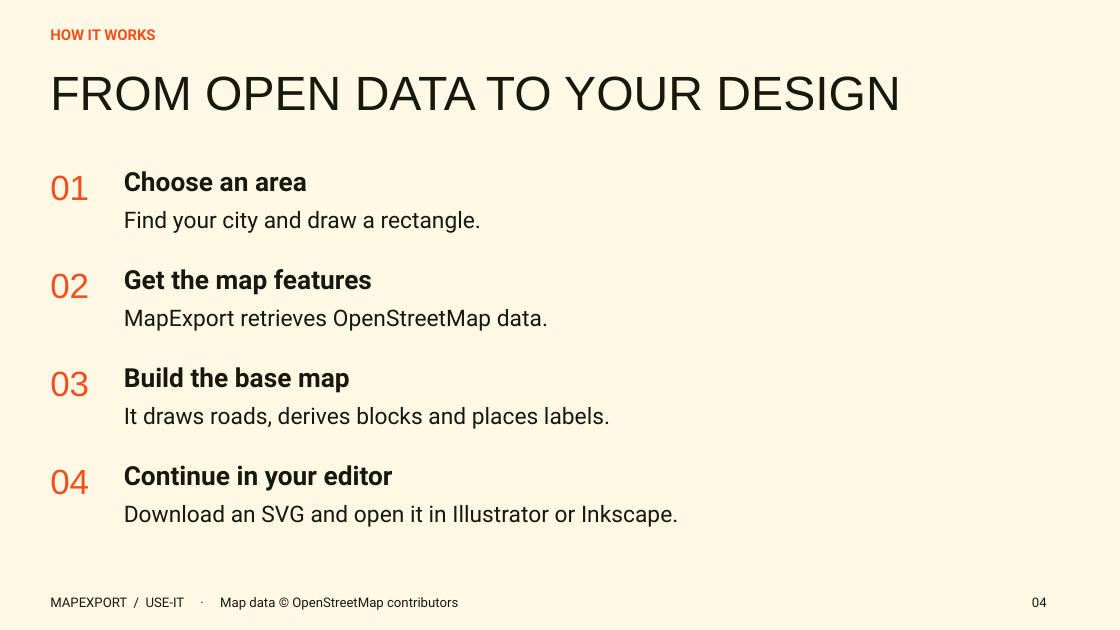
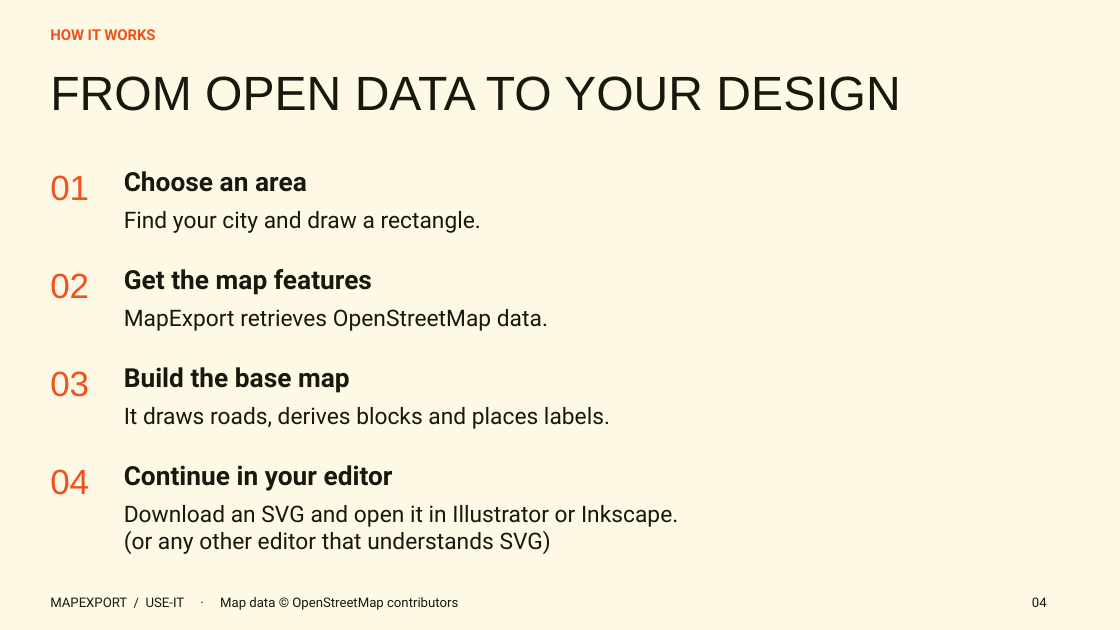
Before and after one commit to shifthappens/MapExport, a slide deck: slide 4 of presentations/mapexport-workshop.pptx. Drawn at 1120x630 pixels with LibreOffice and Linux fonts; fonts in the diff are those of the drawing. Boxes give left, top, right and bottom in pixels: in the first picture for what was removed or moved away, otherwise in the second. Text is boxed around its words. In the diff, an @@ line names an element or a change of style, - is before the commit and + after.

```diff
--- a/presentations/mapexport-workshop.pptx
+++ b/presentations/mapexport-workshop.pptx
@@ text at box(124, 531, 551, 554): paragraph added @@
+(or any other editor that understands SVG)
```
Also in this commit, not shown: 5 other slides changed, 2 slides removed, 1 other file.
